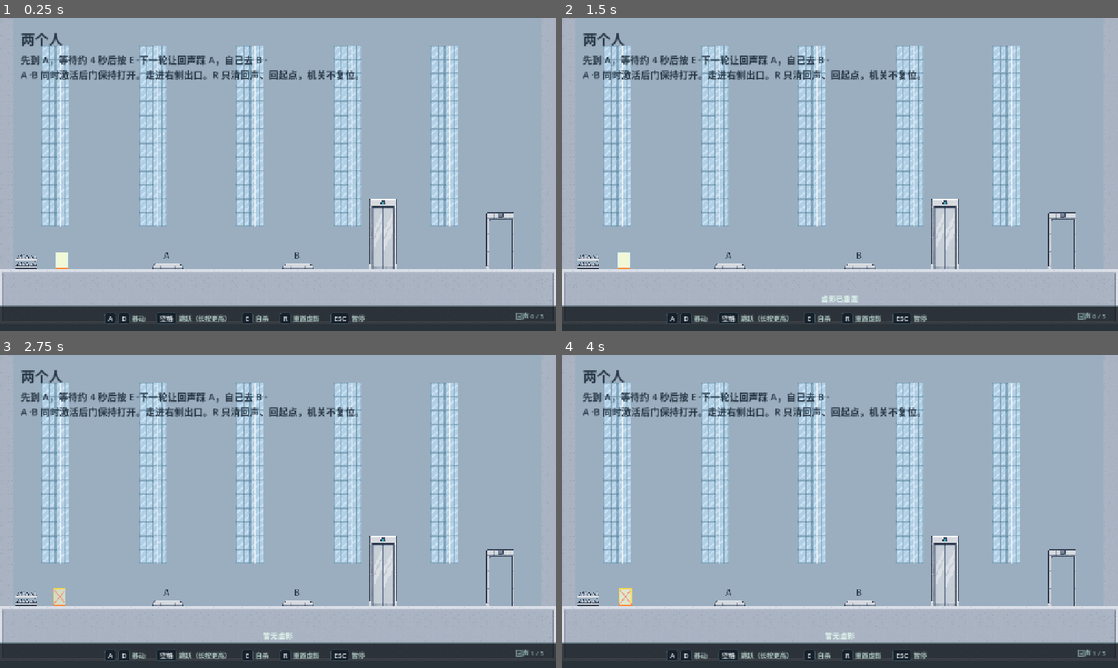
Above: before the commit, frames 1-4 (two rows, left to right).
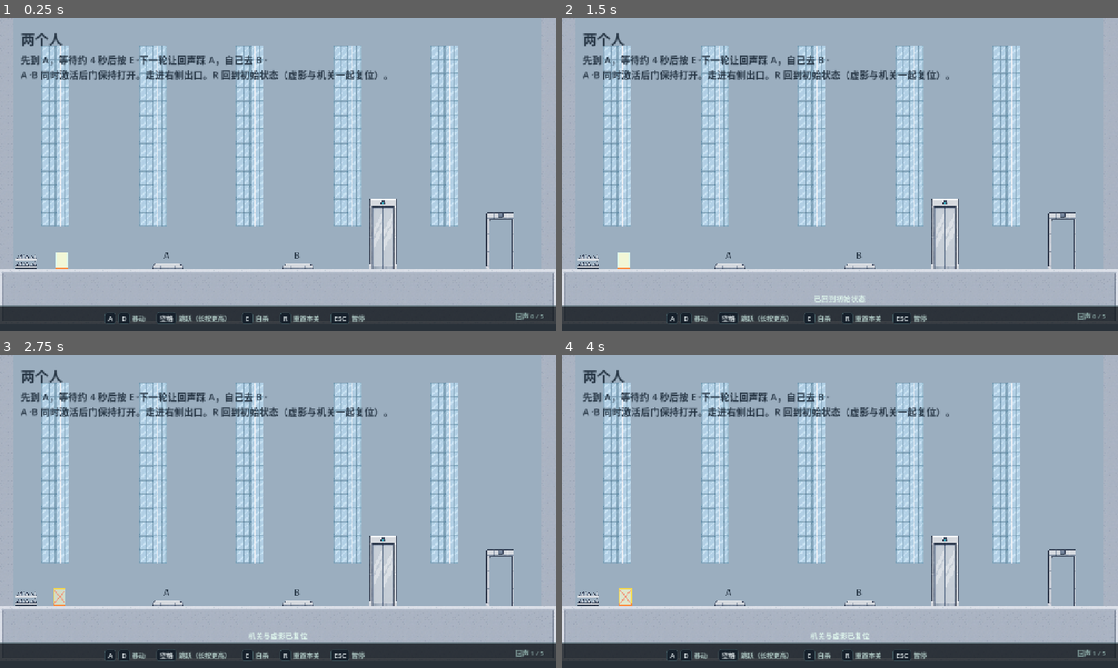
Above: after the commit, the same moments.

Repository: tity-v/GameJam
Game: Godot game, scene res://scenes/levels/complete_room.tscn
The game is run twice, just before and just after one commit, with the same random seed, the same clock (stepped at 60 frames per second) and the same inputs.
Inputs (mouse positions are in pixels of both pictures, inside the frame that each line leads up to):
- Up to frame 1 (0.25 s): no input
- Up to frame 2 (1.5 s): tap Enter at 0.5 s; move the mouse to (962, 158) at 0.52 s; hold D (move_right) 0.53-1.25 s; tap E (die) at 0.6 s; click (962, 158) at 0.67 s; tap Space (jump) at 0.77 s; tap R (reset_echoes) at 1.25 s; drag from (728, 190) to (812, 237) at 1.27 s
- Up to frame 3 (2.75 s): tap R (reset_echoes) at 2 s; move the mouse to (333, 442) at 2.02 s; hold A (move_left) from 2.03 s (still down); tap E (die) at 2.1 s
- Up to frame 4 (4 s): release A (move_left) at 2.75 s; tap R (reset_echoes) at 2.75, 3.5 s; drag from (812, 574) to (673, 464) at 2.77 s; move the mouse to (1006, 558) at 3.52 s; hold D (move_right) from 3.53 s (still down); tap E (die) at 3.6 s; tap Space (jump) at 3.77 s

The runs differ from the first frame. In frame 1, 0.6% of the frame differs, in the area x 39-70%, y 16-98%; in frame 2, 0.6%; in frame 3, 0.7%; in frame 4, 0.7%.

Commit message:
R 现在连机关一起复位：门关上、板松开、出口熄灭，仍不重载场景
- room_controller: 新增 reset_mechanisms()，按 mechanism 组遍历（不点节点名）
- pressure_plate / puzzle_door: _ready 登记机制组；实现 reset_mechanism()
- puzzle_door 复位必须先 opened=false 再开碰撞，否则 latch 早退分支会让门「看着关了却能穿」
- echo_manager.reset_all: 顺序改为 人回起点 → 机关复位 → 清虚影（先放人，否则板立刻又亮）
- test_complete_room 重写 R 段：门关上/碰撞恢复/板释放/场景未重载/关门重新挡人/复位后仍可再解一次
- 文档与关卡文案、HUD 键位说明同步

Diff:
--- a/_reference/tools/test_complete_room.gd
+++ b/_reference/tools/test_complete_room.gd
@@ -1,5 +1,6 @@
 extends SceneTree
-## 通过真实按键走完房间，验证 Echo 足部触发、锁存、出口及 R 重载。
+## 通过真实按键走完房间，验证 Echo 足部触发、锁存、出口，以及 R 的「回到初始状态」
+## （虚影 + 机关一起复位、场景不重载、门重新变成墙）。
 
 var room: Node2D
 var player: Node2D
@@ -45,15 +46,16 @@
 	check(room.get_node("PlateA").active, "player presses A")
 	await walk_to(665)
 	check(not room.get_node("Door").opened, "one player cannot open both plates")
+
+	# --- 造一条踩在 A 上的回声 ---
+	# 先按 R 把刚才「A→门→A」那段路从录制里清掉，否则回声重放的是整段来回，
+	# 玩家走到 B 时它还在半路上（这条曾经真的把测试跑挂过）。
 	key(KEY_R, true)
 	await frames(2)
 	key(KEY_R, false)
-	await frames(8)
-	room = current_scene
-	player = room.get_node("Player")
-	check(player.position.x < 140 and room.get_node("EchoManager").echo_count() == 0, "R restores spawn and clears recordings")
+	await frames(10)
 	await walk_to(365)
-	await frames(240)
+	await frames(10)
 	key(KEY_E, true)
 	await frames(2)
 	key(KEY_E, false)
@@ -64,7 +66,7 @@
 	check(room.get_node("PlateB").active, "player presses B")
 	check(room.get_node("Door").opened, "both plates open door")
 
-	# R 的新语义：只清虚影 + 回出生点，机关状态保留（门已经锁存开，不回收）
+	# --- R：虚影 + 机关一起回到初始状态，但场景不重载 ---
 	key(KEY_R, true)
 	await frames(2)
 	key(KEY_R, false)
@@ -72,11 +74,34 @@
 	check(room.get_node("EchoManager").echo_count() == 0, "R clears all echoes")
 	check(player.position.x < 140, "R sends player back to spawn")
 	check(not player.is_dead, "R does not go through the death flow")
-	check(room.get_node("Door").opened, "R keeps door open (level state untouched)")
-	check(not room.get_node("PlateA").active, "cleared echo releases plate A")
+	check(not room.get_node("Door").opened, "R closes the door")
+	check(not room.get_node("Door").get_node("Collision").disabled, "R re-enables door collision")
+	check(not room.get_node("PlateA").active, "R releases plate A")
+	check(not room.get_node("PlateB").active, "R releases plate B")
 	check(room.is_inside_tree(), "R does not reload the scene")
 
+	# 门必须真的又是墙：往右冲应该被挡在门外，而不是「看着关了却能穿」
+	key(KEY_D, true)
+	await frames(140)
+	key(KEY_D, false)
+	check(player.position.x < 850.0, "closed door blocks player again after R")
+
+	# --- 再按一次 R 清掉刚才那段路，验证复位后这一关仍然可解 ---
+	key(KEY_R, true)
+	await frames(2)
+	key(KEY_R, false)
+	await frames(10)
+	player = room.get_node("Player")
+	await walk_to(365)
+	key(KEY_E, true)
+	await frames(2)
+	key(KEY_E, false)
+	await frames(85)
+	check(room.get_node("EchoManager").echo_count() == 1, "R leaves the room solvable (new echo created)")
 	await walk_to(665)
+	await frames(20)
+	check(room.get_node("Door").opened, "door opens again after re-solving")
+
 	key(KEY_D, true)
 	await frames(125)
 	key(KEY_D, false)
--- a/scenes/levels/complete_room.tscn
+++ b/scenes/levels/complete_room.tscn
@@ -122,7 +122,7 @@
 offset_bottom = 129.0
 theme_override_font_sizes/font_size = 22
 theme_override_colors/font_color = Color(0.15294118, 0.21176471, 0.27058825, 1)
-text = "A、B 同时激活后门保持打开。走进右侧出口。R 只清回声、回起点，机关不复位。"
+text = "A、B 同时激活后门保持打开。走进右侧出口。R 回到初始状态（虚影与机关一起复位）。"
 
 [node name="Win" type="Panel" parent="UI" unique_id=1298433081]
 visible = false
--- a/scenes/ui/hud.tscn
+++ b/scenes/ui/hud.tscn
@@ -59,7 +59,7 @@
 
 [node name="ResetEchoes" parent="Root/Hints" instance=ExtResource("2_hint")]
 keys = PackedStringArray("R")
-desc = "重置虚影"
+desc = "重置本关"
 
 [node name="Pause" parent="Root/Hints" instance=ExtResource("2_hint")]
 keys = PackedStringArray("ESC")
--- a/scripts/echo_manager.gd
+++ b/scripts/echo_manager.gd
@@ -63,18 +63,22 @@
 	reset_all()
 
 
-## R：清掉所有虚影，并把玩家送回出生点。**不动关卡状态**——
-## 门开没开、板踩没踩、通没通关，全部保持当下。
+## R：把这一关恢复到初始状态——清掉所有虚影、玩家回出生点、机关复位
+## （压力板松开、门关上、出口熄灭）。**不重载场景**，所以相机、HUD、节点都不重建。
 ##
 ## 为什么不再像以前那样调 `level.reset_room()` 重载场景：
-## 那样按 R 等于"重开一关"，门被关上、机关复位，和"重置虚影"的预期不符；
-## 而且重载会丢掉玩家已经解出来的进度。
+## 重载会有一帧黑屏/重建，而且任何运行时状态（比如本局的录制、HUD 计数）都从零开始，
+## 手感上像「切换了一关」。现在只复位该复位的，其余原样保留。
+##
+## 顺序不能换：先放人 → 再复位机关 → 最后清录制。
+##   - 人没回出生点就复位机关：下一物理帧压力板会重新检测到人还踩在上面，门立刻又开
+##   - 复位机关前清录制：不影响正确性，但先放人可以让 HUD 的「虚影已重置」后置，读起来顺
 func reset_all() -> void:
-	# 顺序不能换：先把人放回出生点，再清录制。
-	# 反过来的话 _trail 里会留下一条"从原地瞬移到出生点"的假轨迹，
-	# 下一次死亡留下的虚影会先闪一下再走路。
 	if _player != null and _player.has_method("reset_to_spawn"):
 		_player.reset_to_spawn()
+	var level := get_tree().current_scene
+	if level != null and level.has_method("reset_mechanisms"):
+		level.reset_mechanisms()
 	clear_all()
 
 
@@ -96,7 +100,9 @@
 
 
 func _notify_hud(removed: int) -> void:
-	_flash_hud("虚影已重置" if removed > 0 else "暂无虚影")
+	# 文案不再只说「虚影已重置」：R 现在连机关一起复位，
+	# 说清是「回到初始状态」，否则玩家会以为门是他自己关上的。
+	_flash_hud("已回到初始状态" if removed > 0 else "机关与虚影已复位")
 
 
 func _flash_hud(text: String) -> void:
--- a/scripts/pressure_plate.gd
+++ b/scripts/pressure_plate.gd
@@ -10,6 +10,10 @@
 func _ready() -> void:
 	super._ready()
 	process_physics_priority = 10
+	# 登记给 room_controller.reset_mechanisms() 统一复位（R 键）。
+	# 编辑器里不登记：@tool 脚本的 _ready 在编辑器也会跑，避免把组写进场景。
+	if not Engine.is_editor_hint():
+		add_to_group("mechanism")
 
 func _physics_process(_delta: float) -> void:
 	if Engine.is_editor_hint():
@@ -32,3 +36,14 @@
 		active = pressed
 		$Patch.texture = load("res://assets/mechanisms/pressure_on.png" if active else "res://assets/mechanisms/pressure_off.png")
 		activation_changed.emit(active)
+
+
+## R 用：回到「从未被踩下」的初始状态。
+## 下一物理帧仍会按场上角色重新判定，但 R 已经把玩家送回出生点、虚影也清空了，
+## 所以不会刚复位又亮起来。
+func reset_mechanism() -> void:
+	if not active:
+		return
+	active = false
+	$Patch.texture = load("res://assets/mechanisms/pressure_off.png")
+	activation_changed.emit(false)
--- a/scripts/puzzle_door.gd
+++ b/scripts/puzzle_door.gd
@@ -8,6 +8,8 @@
 func _ready() -> void:
 	super._ready()
 	process_physics_priority = 20
+	if not Engine.is_editor_hint():
+		add_to_group("mechanism")
 
 func _physics_process(_delta: float) -> void:
 	if Engine.is_editor_hint() or (opened and latch_open):
@@ -21,3 +23,15 @@
 		opened = satisfied
 		$Collision.set_deferred("disabled", opened)
 		$Patch.texture = load("res://assets/mechanisms/door_open.png" if opened else "res://assets/mechanisms/door_closed.png")
+
+
+## R 用：连同「已锁存」这件事一起忘掉，回到从未被打开的状态。
+##
+## 必须先把 opened 置 false 再开碰撞——`latch_open` 的早退分支判的就是 opened，
+## 如果 opened 还是 true，下一帧会直接 return，碰撞永远开不回来（门看着关了却能穿）。
+func reset_mechanism() -> void:
+	if not opened:
+		return
+	opened = false
+	$Collision.set_deferred("disabled", false)
+	$Patch.texture = load("res://assets/mechanisms/door_closed.png")
--- a/scripts/room_controller.gd
+++ b/scripts/room_controller.gd
@@ -3,14 +3,25 @@
 var won := false
 var resetting := false
 
-## 整关重来：只有通关面板上的 Replay 会调它，会把机关、通关状态、虚影一起复位。
-## 注意 **R 键不走这里**——R 只清虚影 + 把玩家送回出生点，机关状态保留
-## （见 `echo_manager.reset_all`）。按 R 重载整关会让人以为"开门白解了"。
+## 整关重来：只有通关面板上的 Replay 会调它，重载场景（玩家、机关、虚影全部重建）。
+## R 键不走这里——R 是「回到本关初始状态」但不重载场景，见 `echo_manager.reset_all()`。
 func reset_room() -> void:
 	if resetting:
 		return
 	resetting = true
 	get_tree().call_deferred("reload_current_scene")
+
+
+## R 的「机关部分」：把所有登记在 `mechanism` 组里的机关恢复初始状态
+## （压力板松开、门关上并清掉锁存、出口随之熄灭）。
+##
+## 为什么不在这里点名字（`$PlateA` / `$Door` / `$Exit`）：
+## 那样每加一个机关就要回来改一次，漏一个就是「按 R 之后门还开着」的玄学 bug。
+## 新机关只要在 `_ready()` 里 `add_to_group("mechanism")` 并实现 `reset_mechanism()` 就会被收纳。
+func reset_mechanisms() -> void:
+	for node in get_tree().get_nodes_in_group("mechanism"):
+		if node.has_method("reset_mechanism"):
+			node.call("reset_mechanism")
 
 func complete() -> void:
 	if won or resetting:
Not shown, changed: HANDOVER.md
Not shown, changed: docs/完整房间使用说明.md
